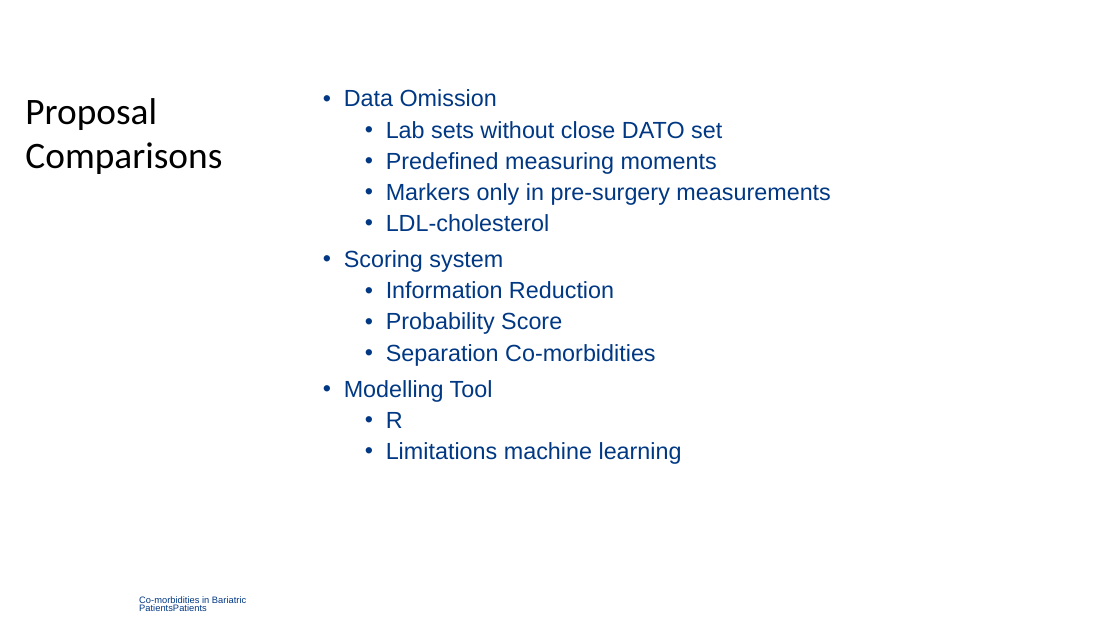
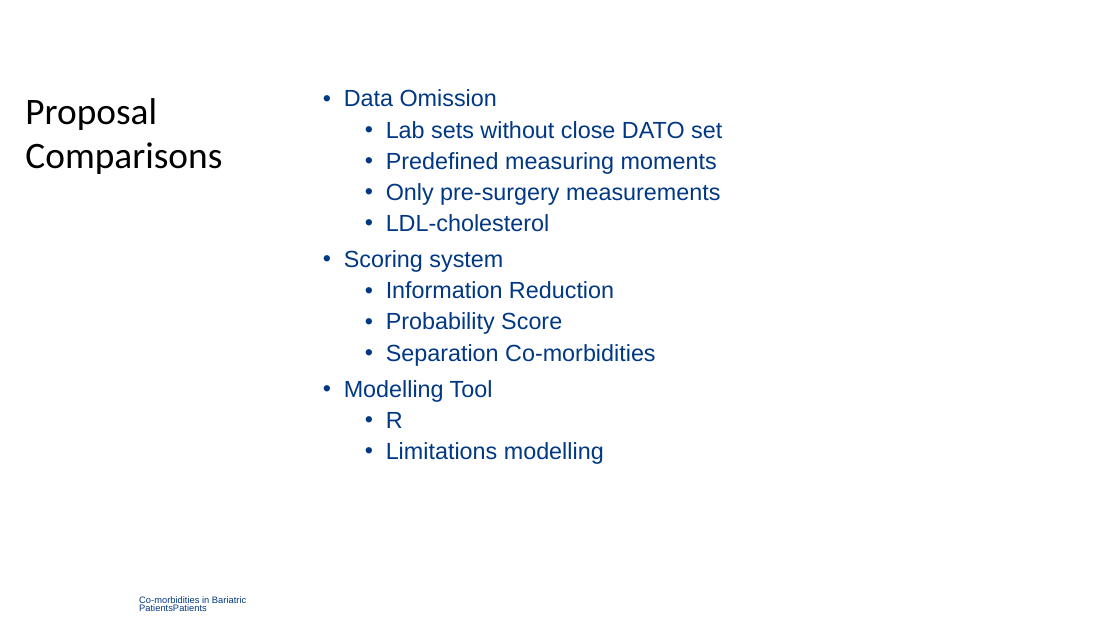
Before and after one commit to TimBeishuizen/GraduationFilesGithub, a slide deck: slide 12 of A Computational Biology Framework.ppt. Drawn at 1120x630 pixels with LibreOffice and Linux fonts; fonts in the diff are those of the drawing; background and template pictures are left out. Boxes give left, top, right and bottom in pixels: in the first picture for what was removed or moved away, otherwise in the second. Text is boxed around its words. In the diff, an @@ line names an element or a change of style, - is before the commit and + after.

```diff
--- a/A Computational Biology Framework.ppt
+++ b/A Computational Biology Framework.ppt
@@ text at [386, 183, 720, 205]: text changed @@
-  • Markers only in pre-surgery measurements
+  • Only pre-surgery measurements
@@ text at [386, 442, 604, 464]: text changed @@
-  • Limitations machine learning
+  • Limitations modelling
```
Also in this commit, not shown: 3 other slides changed.
